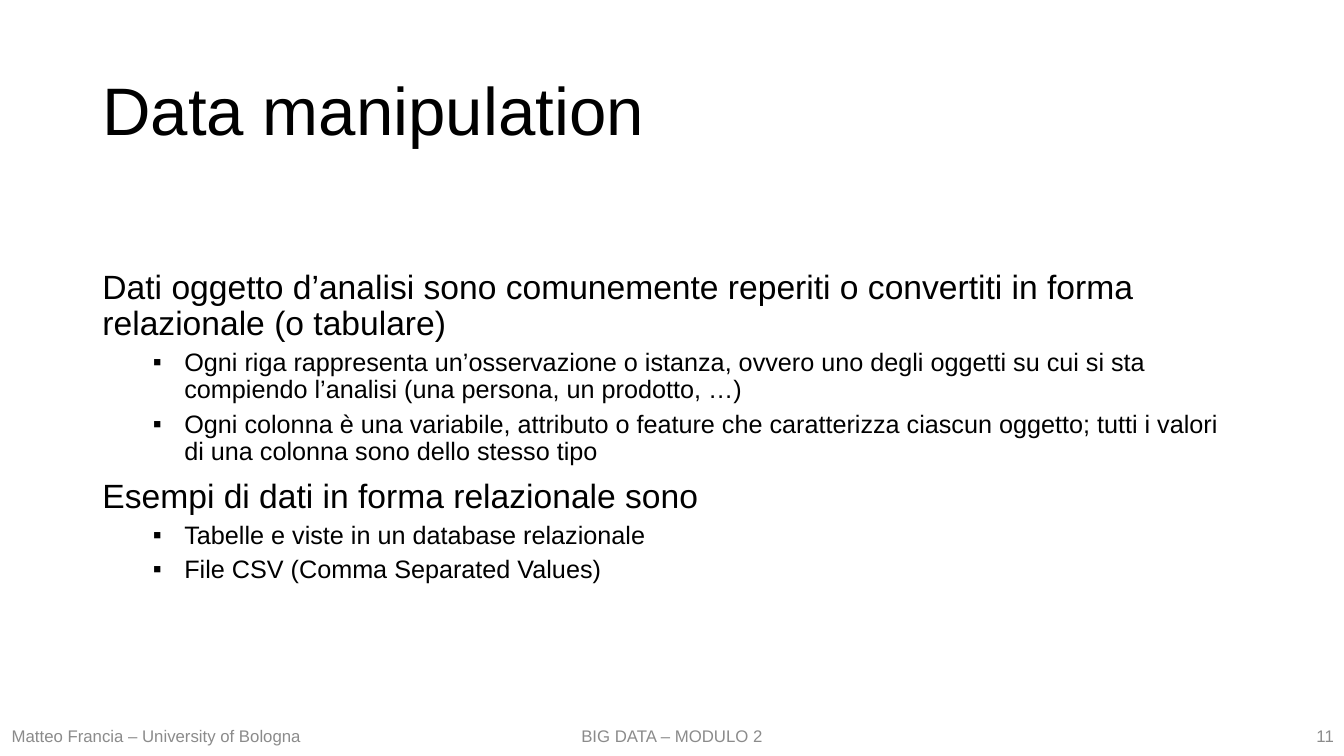
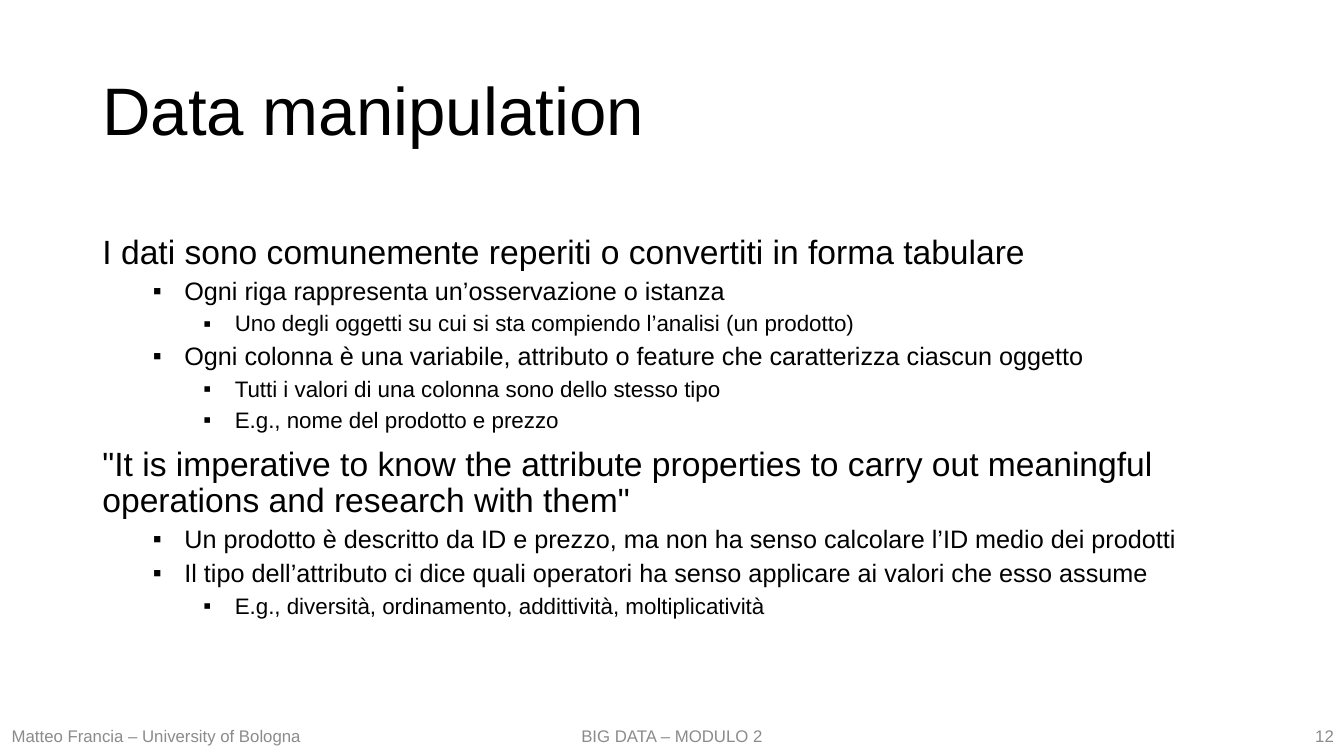
Before and after one commit to w4bo/teaching-handsondatapipelines, a slide deck: slide 12 of 01-DataPreprocessing/slides.pptx (slide 11 before the commit). Drawn at 1344x756 pixels with LibreOffice and Linux fonts; fonts in the diff are those of the drawing. Boxes give left, top, right and bottom in pixels: in the first picture for what was removed or moved away, otherwise in the second. Text is boxed around its words. In the diff, an @@ line names an element or a change of style, - is before the commit and + after.

Commit message:
update the slides

```diff
--- a/01-DataPreprocessing/slides.pptx
+++ b/01-DataPreprocessing/slides.pptx
@@ text at box(102, 239, 1175, 619): text changed @@
-Dati oggetto d’analisi sono comunemente reperiti o convertiti in forma relazionale (o tabulare)
-  ▪ Ogni riga rappresenta un’osservazione o istanza, ovvero uno degli oggetti su cui si sta compiendo l’analisi (una persona, un prodotto, …)
-  ▪ Ogni colonna è una variabile, attributo o feature che caratterizza ciascun oggetto; tutti i valori di una colonna sono dello stesso tipo
-Esempi di dati in forma relazionale sono
-  ▪ Tabelle e viste in un database relazionale
-  ▪ File CSV (Comma Separated Values)
+I dati sono comunemente reperiti o convertiti in forma tabulare
+  ▪ Ogni riga rappresenta un’osservazione o istanza
+    ▪ Uno degli oggetti su cui si sta compiendo l’analisi (un prodotto)
+  ▪ Ogni colonna è una variabile, attributo o feature che caratterizza ciascun oggetto
+    ▪ Tutti i valori di una colonna sono dello stesso tipo
+    ▪ E.g., nome del prodotto e prezzo
+"It is imperative to know the attribute properties to carry out meaningful operations and research with them"
+  ▪ Un prodotto è descritto da ID e prezzo, ma non ha senso calcolare l’ID medio dei prodotti
+  ▪ Il tipo dell’attributo ci dice quali operatori ha senso applicare ai valori che esso assume
+    ▪ E.g., diversità, ordinamento, addittività, moltiplicatività
@@ page number at box(1315, 730, 1334, 742): text changed @@
-11
+12
```
Also in this commit, not shown: 20 other slides changed, 5 slides added, 4 other files.
